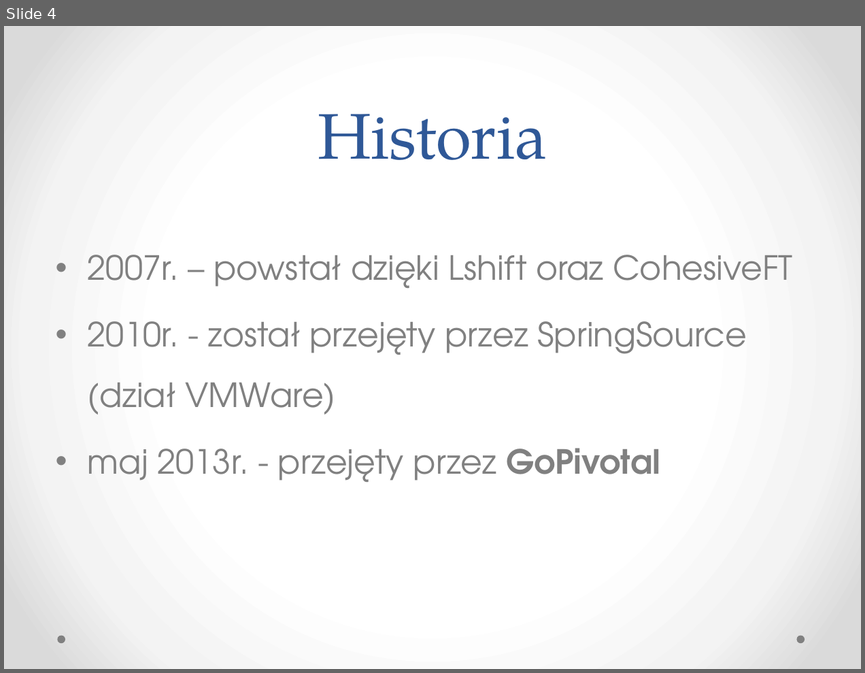
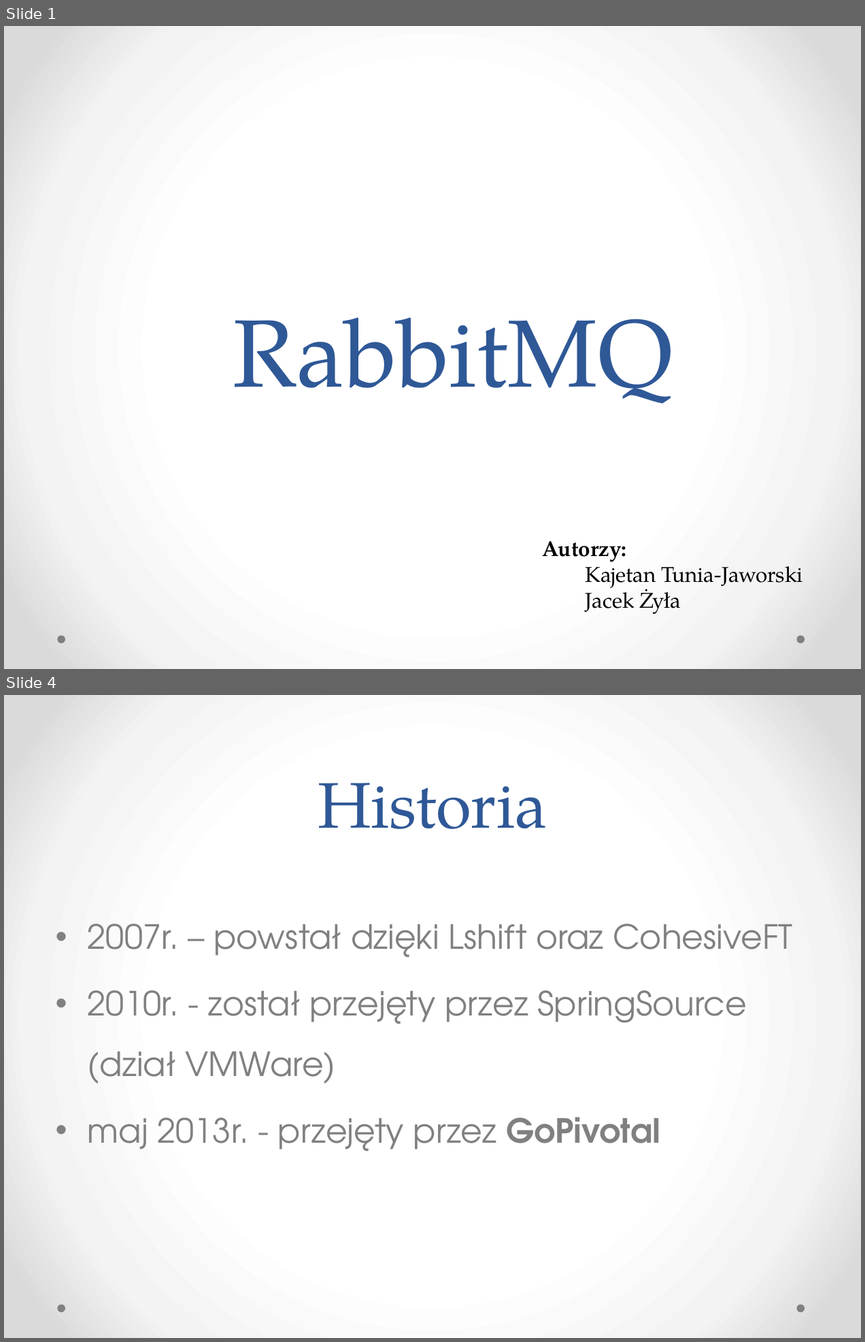
Before and after one commit to kajto/erlang-project, a slide deck: RabbitMQ.pptx. Shown one above the other, each under a label of ours: slide 4 before the commit, slides 1 and 4 after it; the slides between them are not shown. The pictures are 865x673 and 865x1342 pixels, drawn with LibreOffice and Linux fonts; fonts in the diff are those of the drawing. Boxes give left, top, right and bottom in pixels: in the first picture for what was removed or moved away, otherwise in the second. Text is boxed around its words. In the diff, an @@ line names an element or a change of style, - is before the commit and + after.

```diff
--- a/RabbitMQ.pptx
+++ b/RabbitMQ.pptx
@@ slide 1 added at box(4, 26, 861, 669), background gradient #FFFFFF to #F4F4F4 to #DADADA; not listed: 2 template elements that a slide beside it also shows @@
@@ title added at box(233, 317, 673, 403), 80 pt, text #2F5897 @@
+RabbitMQ
@@ text added at box(542, 541, 803, 614), 18 pt, text #000000 @@
+Autorzy:
+  Kajetan Tunia-Jaworski
+  Jacek Żyła
```
Also in this commit, not shown: 4 slides changed, 14 other slides added, 1 slide removed, 2 other files.
